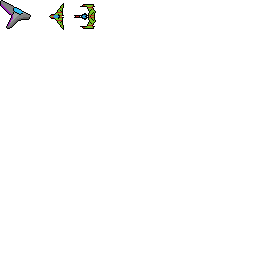
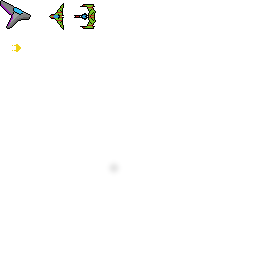
Revision of a layered 256 x 256 image; what changed, layer by layer:
added layer "Layer copy" above "Player" over [12, 44, 121, 175]
